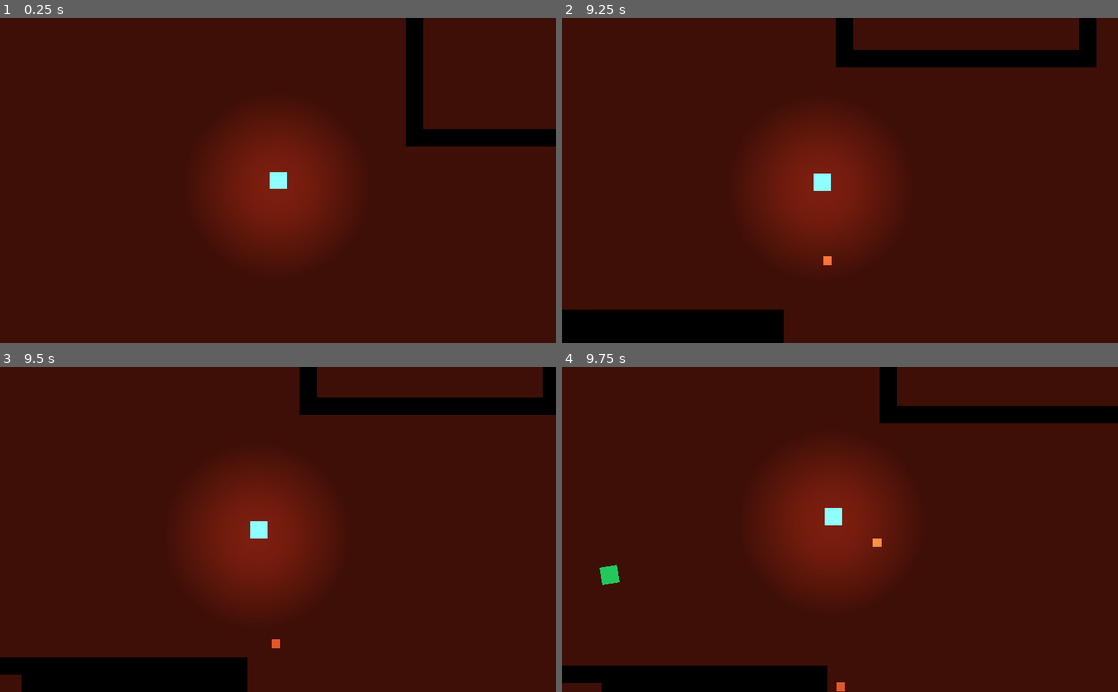
Above: before the commit, frames 1-4 (two rows, left to right).
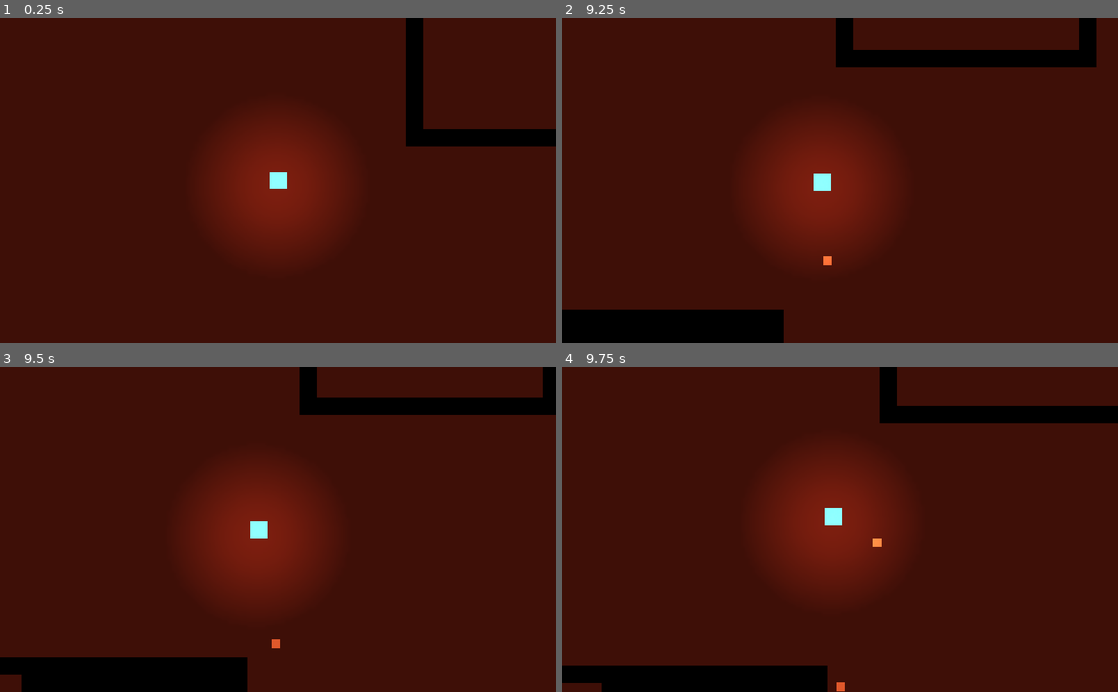
Above: after the commit, the same moments.

Repository: quiet-night-studio/redemption
Game: Godot game, scene res://scenes/Level.tscn
Two runs of this game, one before a commit and one after it. Both use one fixed random seed, a clock stepped at 60 frames per second and the inputs below.
Inputs (mouse positions are in pixels of both pictures, inside the frame that each line leads up to):
- Up to frame 1 (0.25 s): no input
- Up to frame 2 (9.25 s): tap Enter at 0.5 s; move the mouse to (962, 164) at 0.52 s; hold Right (ui_right) 0.53-1.28 s; click (962, 164) at 0.6 s; move the mouse to (728, 196) at 1.27 s; hold Down (ui_down) 1.28-2.03 s; click (728, 196) at 1.35 s; move the mouse to (895, 109) at 2.02 s; hold Right (ui_right) 2.03-2.78 s; click (895, 109) at 2.1 s; move the mouse to (812, 245) at 2.77 s; hold Up (ui_up) 2.78-3.53 s; click (812, 245) at 2.85 s; move the mouse to (1006, 229) at 3.52 s; hold Left (ui_left) 3.53-5.03 s; click (1006, 229) at 3.6 s; move the mouse to (673, 131) at 4.27 s; click (673, 131) at 4.35 s; move the mouse to (867, 180) at 5.02 s; hold Down (ui_down) 5.03-5.78 s; click (867, 180) at 5.1 s; move the mouse to (756, 99) at 5.77 s; hold Right (ui_right) 5.78-6.53 s; click (756, 99) at 5.85 s; move the mouse to (962, 164) at 6.52 s; hold Up (ui_up) 6.53-7.28 s; click (962, 164) at 6.6 s; move the mouse to (728, 196) at 7.27 s; hold Right (ui_right) 7.28-8.03 s; click (728, 196) at 7.35 s; move the mouse to (895, 109) at 8.02 s; hold Down (ui_down) 8.03-8.78 s; click (895, 109) at 8.1 s; move the mouse to (812, 245) at 8.77 s; hold Left (ui_left) from 8.78 s (still down); click (812, 245) at 8.85 s
- Up to frame 3 (9.5 s): keep holding Left (ui_left)
- Up to frame 4 (9.75 s): move the mouse to (1006, 578) at 9.52 s; release Left (ui_left) at 9.53 s; hold Up (ui_up) from 9.53 s (still down); click (1006, 578) at 9.6 s

Frames 1-3 are identical in both runs. In frame 4, 0.2% of the frame differs, in the area x 6-11%, y 60-68%.

Commit message:
spawn random enemy types

Diff:
--- a/scripts/Level.gd
+++ b/scripts/Level.gd
@@ -29,6 +29,4 @@
 	m.navigation = $Navigation2D
 	m.position = _mob_spawn_location.position
 
-	m.speed = rand_range(100.0, 500.0)
-
 	_mobs.add_child(m)
--- a/scripts/Mob.gd
+++ b/scripts/Mob.gd
@@ -4,20 +4,60 @@
 var navigation := Navigation2D
 var velocity := Vector2.ZERO
 
+var types = {
+	0: {
+		"speed": 100.0,
+		"health": 100,
+		"damage": 10.0,
+		"damage_aura": 0,
+		"color": Color(1, 1, 0, 1)
+	},
+	1: {
+		"speed": 80.0,
+		"health": 180,
+		"damage": 50.0,
+		"damage_aura": 10,
+		"color": Color(0.721569, 0.52549, 0.0431373, 1)
+	},
+	2: {
+		"speed": 180.0,
+		"health": 200,
+		"damage": 10.0,
+		"damage_aura": 90,
+		"color": Color(1, 0.270588, 0, 1)
+	}
+}
+
 # Characteristics
-var speed := 100.0
+var speed := 0.0
 var damage := 0
-var health := 100
+var health := 0
+var damage_aura := 0.0
+var color := Color(0,0,0,0)
 
 onready var agent := $NavigationAgent2D
 onready var timer := $PathfindingTimer
 onready var sprite := $Sprite
 
+func spawn_type() -> void:
+	# Specify which enemy should spawn based on "something".
+	# For now I will randomise.
+	randomize()
+	var i := randi() % 3
+	print(i)
+
+	speed = types[i].speed
+	health = types[i].health
+	damage = types[i].damage
+	damage_aura = types[i].damage_aura
+	color = types[i].color
+
 func _ready() -> void:
+	spawn_type()
+
 	timer.connect("timeout", self, "update_pathfinding")
 
-	$Sprite.modulate = Color(randf(), randf(), randf())
-
+	$Sprite.modulate = color
 	agent.set_navigation(navigation)
 	update_pathfinding()
 
